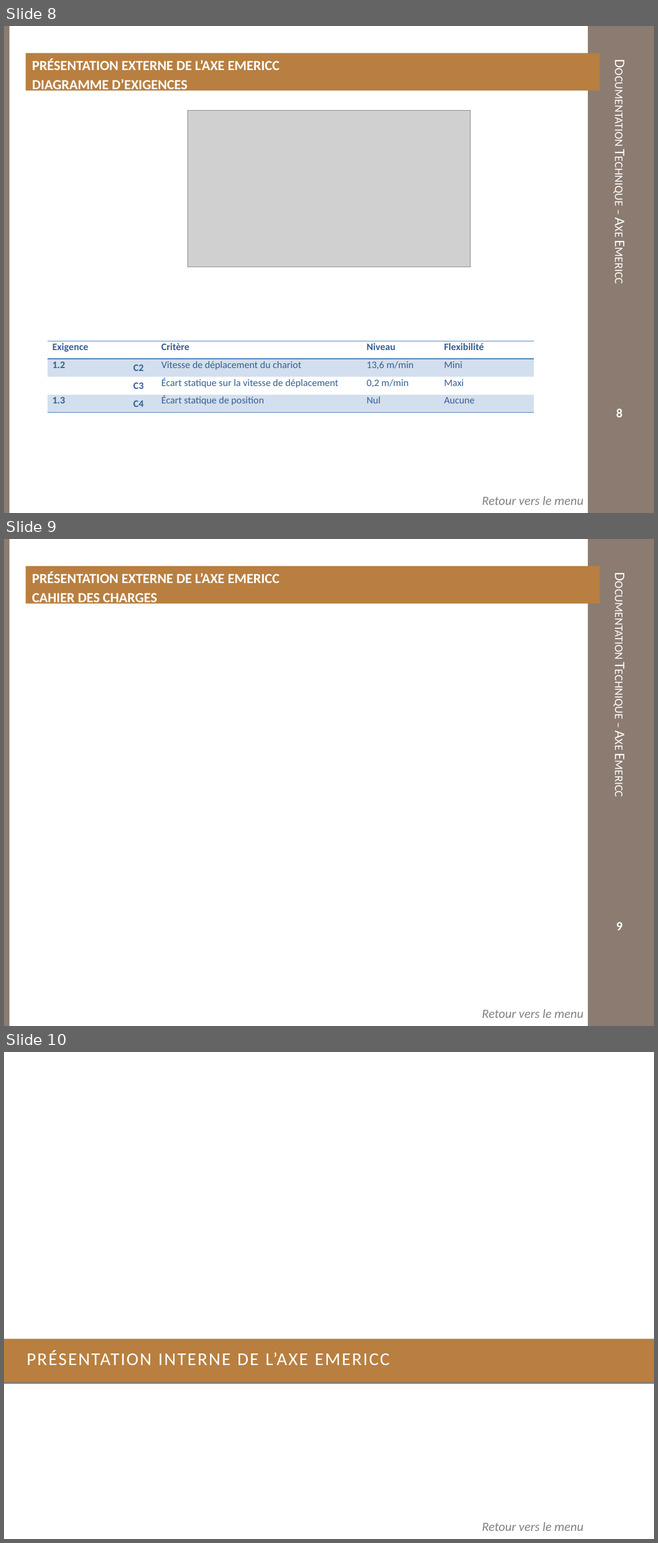
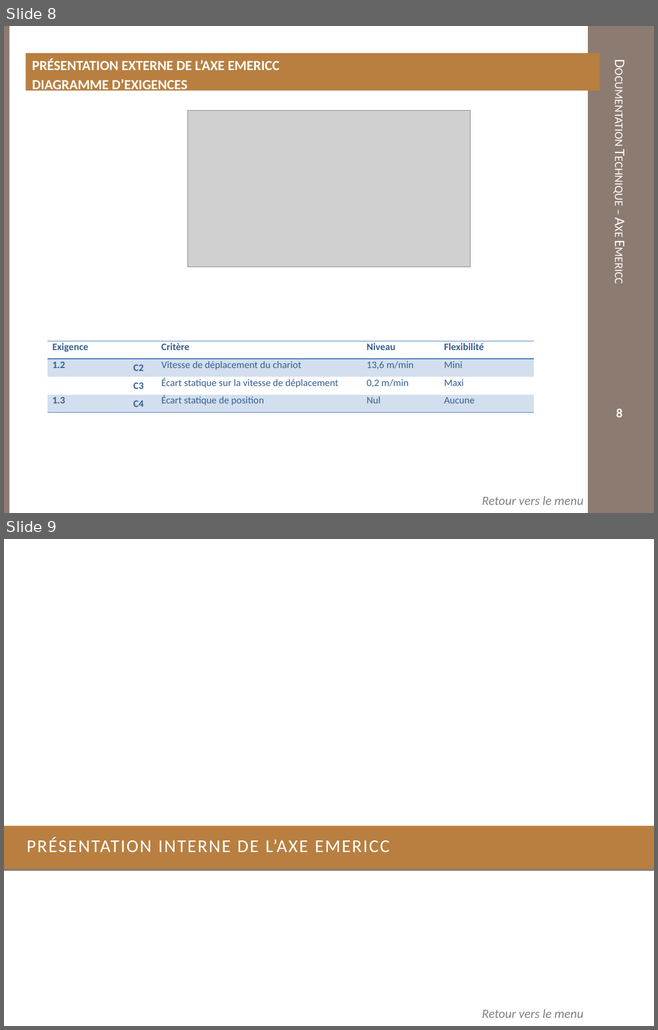
Before and after one commit to xpessoles/TP_PTSI, a slide deck: DocumentsTP/Documentation_Emericc.pptx. Shown one above the other, each under a label of ours: slides 8, 9 and 10 before the commit, slides 8 and 9 after it. The pictures are 658x1543 and 658x1030 pixels, drawn with LibreOffice and Linux fonts; fonts in the diff are those of the drawing; grey boxes stand for pictures; background and template pictures are left out. Boxes give left, top, right and bottom in pixels: in the first picture for what was removed or moved away, otherwise in the second. Text is boxed around its words. In the diff, an @@ line names an element or a change of style, - is before the commit and + after.

```diff
--- a/DocumentsTP/Documentation_Emericc.pptx
+++ b/DocumentsTP/Documentation_Emericc.pptx
@@ slide 9 removed at (4, 539, 654, 1026), background #FFFFFF; not listed: 3 template elements that a slide beside it also shows @@
@@ text removed at (25, 566, 599, 604) @@
-PRÉSENTATION EXTERNE DE L’AXE EMERICC
-CAHIER DES CHARGES
@@ page number removed at (616, 922, 622, 931) @@
-9
@@ text removed at (482, 1009, 583, 1018) @@
-Retour vers le menu
@@ what was slide 10 is now slide 9 @@
```
Also in this commit, not shown: 1 slide changed, 2 other slides removed, 37 other files.
